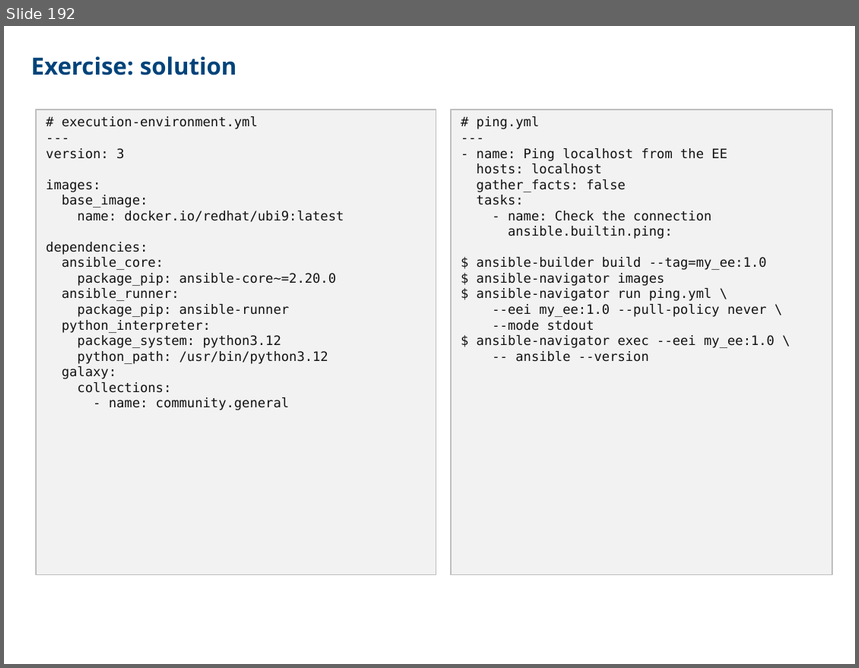
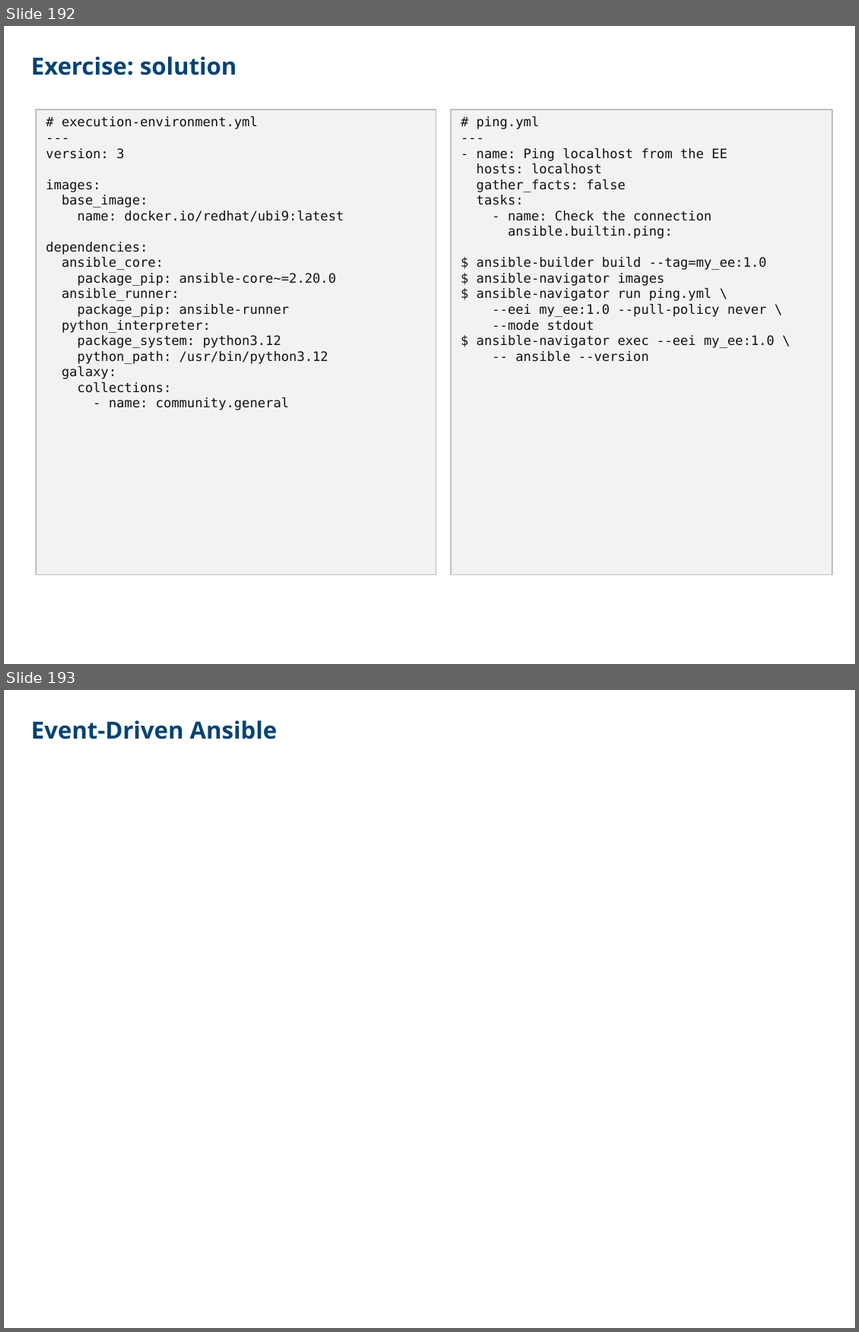
Before and after one commit to CCoupel/ansible-training, a slide deck: Ansible Training.pptx. Shown one above the other, each under a label of ours: slide 192 before the commit, slides 192 and 193 after it. The pictures are 859x668 and 859x1332 pixels, drawn with LibreOffice and Linux fonts; fonts in the diff are those of the drawing. Boxes give left, top, right and bottom in pixels: in the first picture for what was removed or moved away, otherwise in the second. Text is boxed around its words. In the diff, an @@ line names an element or a change of style, - is before the commit and + after.

```diff
--- a/Ansible Training.pptx
+++ b/Ansible Training.pptx
@@ slide 193 added at (4,690,855,1328), background #FFFFFF @@
@@ free added at (31,716,534,749), 20 pt, text #00437A, bold @@
+Event-Driven Ansible
```
Also in this commit, not shown: 30 other slides added, 9 other files.
